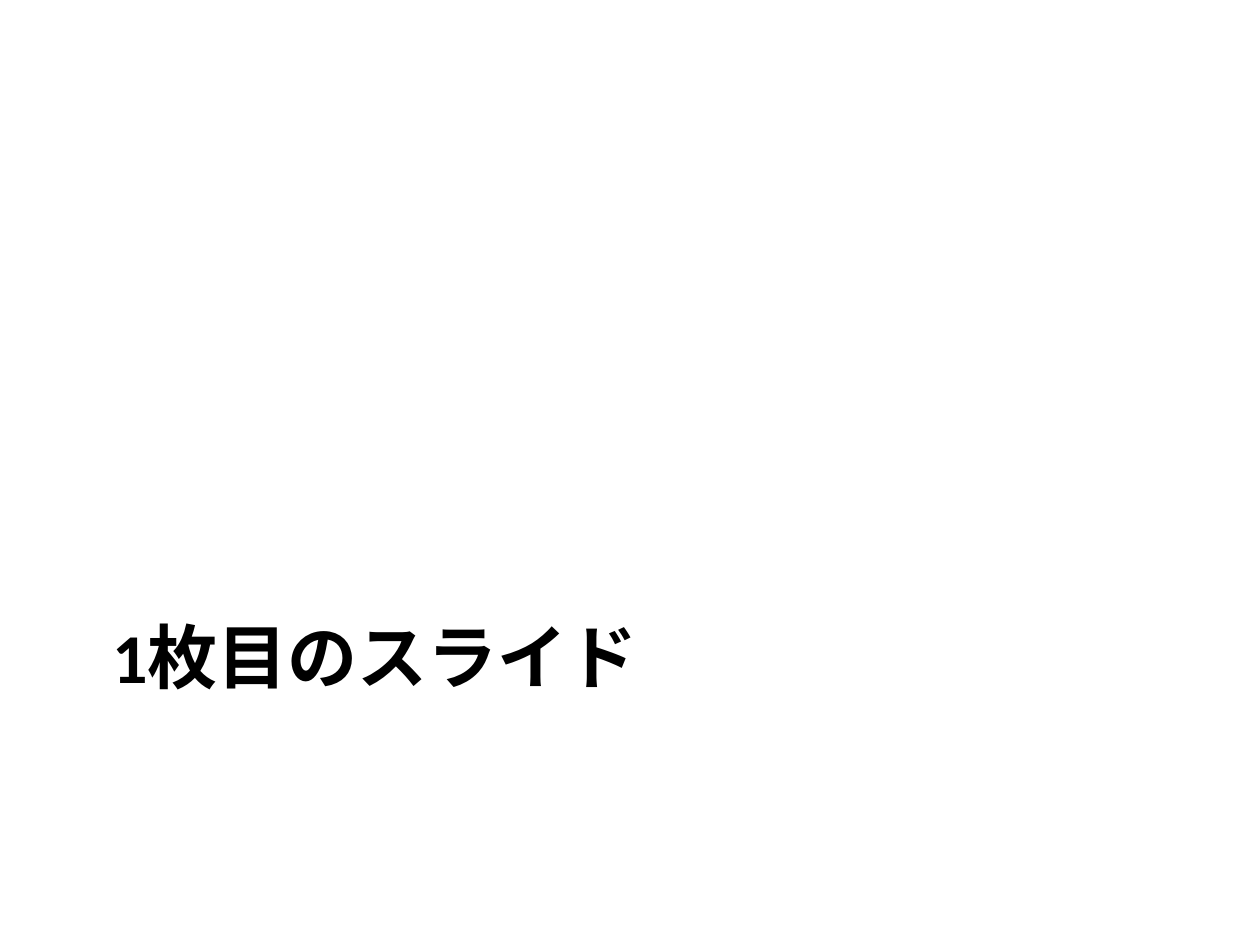
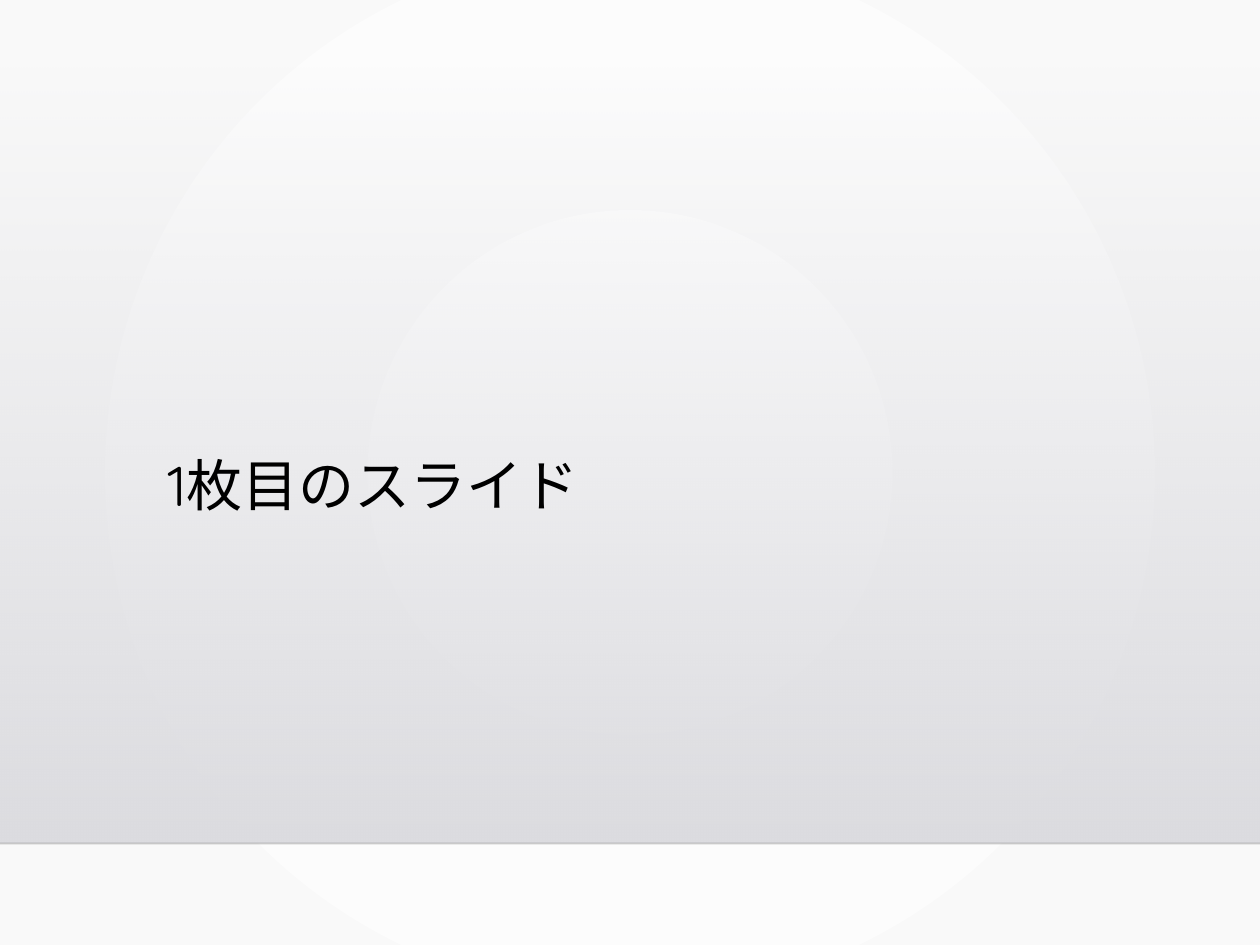
Before and after one commit to cohyou/pandoc-trial, a slide deck: slide 2 of hoge.pptx. Drawn at 1260x945 pixels with LibreOffice and Linux fonts; fonts in the diff are those of the drawing; background and template pictures are left out. Boxes give left, top, right and bottom in pixels: in the first picture for what was removed or moved away, otherwise in the second. Text is boxed around its words. In the diff, an @@ line names an element or a change of style, - is before the commit and + after.

```diff
--- a/hoge.pptx
+++ b/hoge.pptx
@@ background #FFFFFF to gradient #FFFFFF to #FAFAFA @@
@@ rectangle added at [0, 64, 1260, 843], fill gradient #DCDCE0 to #DEDEE2 @@
@@ title "1枚目のスライド": place and size @@
-title "1枚目のスライド" at [112, 625, 637, 690]
+title "1枚目のスライド" at [168, 459, 579, 511]
@@ title "1枚目のスライド" at [168, 459, 579, 511]: size 40 to 32 pt, font Calibri to Quicksand, bold off; line spacing 1 to 0.9; vertical alignment top to bottom @@
@@ line added from (0, 843) to (1260, 843), #000001 1 pt @@
```
Also in this commit, not shown: 4 other slides changed, 3 other files.
